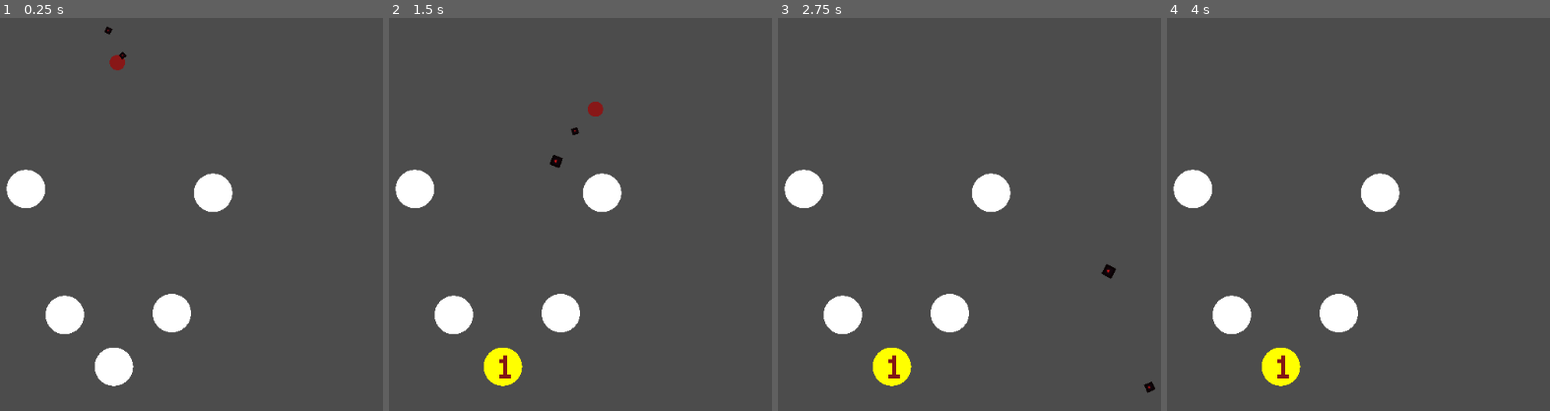
Above: before the commit, frames 1-4 (left to right).
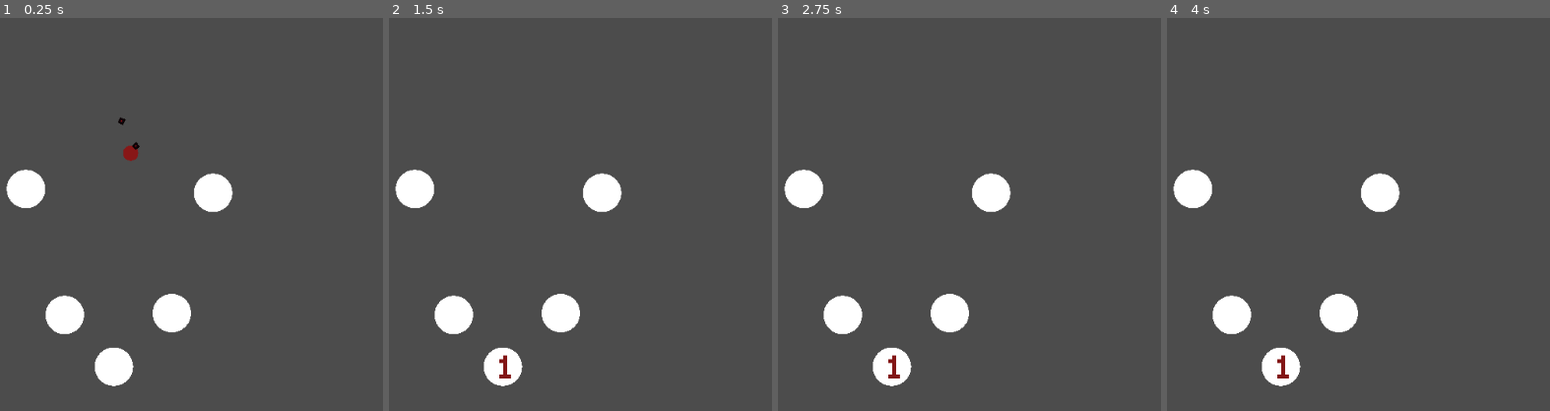
Above: after the commit, the same moments.

Repository: PaganSeaWitch/TechDemosForFunAndProfit
Game: Godot game, scene res://Scenes/plinko.tscn
The game is run twice, just before and just after one commit, with the same random seed, the same clock (stepped at 60 frames per second) and the same inputs. The engine's default icon, where the game draws it, is replaced by a stand-in: a white triangle on a blue panel in a dark square.
Inputs:
- Up to frame 1 (0.25 s): no input
- Up to frame 2 (1.5 s): no input
- Up to frame 3 (2.75 s): no input
- Up to frame 4 (4 s): tap Enter at 3.5 s

The runs differ from the first frame. In frame 1, 0.3% of the frame differs, in the area x 27-37%, y 2-37%; in frame 2, 0.9%, in the area x 24-57%, y 21-94%; in frame 3, 0.9%; in frame 4, 0.7%.

Commit message:
ACTIONBALL

Diff:
--- /dev/null
+++ b/PARTICLES/GODOT/PARTICLES/ActionBall.gd
@@ -0,0 +1,23 @@
+extends PachinkoBall
+class_name ActionBall
+
+# Declare member variables here. Examples:
+# var a = 2
+# var b = "text"
+
+
+var worksOnArray
+
+# Called when the node enters the scene tree for the first time.
+func _ready():
+	worksOnArray = [Peg]
+
+func ResolvePegHit(peg):
+	.ResolvePegHit(peg)
+	for n in range(worksOnArray.size()):
+		if(peg is worksOnArray[n]):
+			customAction(peg)
+			break
+
+func customAction(peg):
+	pass
--- /dev/null
+++ b/PARTICLES/GODOT/PARTICLES/ActionBall.tscn
@@ -0,0 +1,7 @@
+[gd_scene load_steps=3 format=2]
+
+[ext_resource path="res://Scenes/BALL.tscn" type="PackedScene" id=1]
+[ext_resource path="res://ActionBall.gd" type="Script" id=2]
+
+[node name="BALL" instance=ExtResource( 1 )]
+script = ExtResource( 2 )
--- /dev/null
+++ b/PARTICLES/GODOT/PARTICLES/GarbageCollector.tscn
@@ -0,0 +1,17 @@
+[gd_scene load_steps=3 format=2]
+
+[ext_resource path="res://Scenes/GarbageCollector.gd" type="Script" id=1]
+
+[sub_resource type="RectangleShape2D" id=1]
+extents = Vector2( 154.65, 35.5752 )
+
+[node name="Area2D" type="Area2D"]
+position = Vector2( 217.091, 517.872 )
+script = ExtResource( 1 )
+
+[node name="CollisionShape2D" type="CollisionShape2D" parent="."]
+position = Vector2( 190.033, 30.8332 )
+scale = Vector2( 5, 1 )
+shape = SubResource( 1 )
+
+[connection signal="body_entered" from="." to="." method="_on_Area2D_body_entered"]
--- /dev/null
+++ b/PARTICLES/GODOT/PARTICLES/Scenes/GarbageCollector.gd
@@ -0,0 +1,28 @@
+extends Area2D
+
+
+# Declare member variables here. Examples:
+# var a = 2
+# var b = "text"
+
+
+# Called when the node enters the scene tree for the first time.
+func _ready():
+	pass # Replace with function body.
+
+
+# Called every frame. 'delta' is the elapsed time since the previous frame.
+#func _process(delta):
+#	pass
+
+
+func resolvePayload(payload):
+	print(payload)
+
+func _on_Area2D_body_entered(body):
+	if(body is PachinkoBall):
+		print("ball fell")
+		var payload = body.payloadDictionary;
+		if(payload.size() != 0):
+			resolvePayload(payload)
+		body.queue_free()
--- a/PARTICLES/GODOT/PARTICLES/Scenes/plinko.tscn
+++ b/PARTICLES/GODOT/PARTICLES/Scenes/plinko.tscn
@@ -1,7 +1,11 @@
-[gd_scene load_steps=3 format=2]
+[gd_scene load_steps=5 format=2]
 
 [ext_resource path="res://Scenes/PEG.tscn" type="PackedScene" id=1]
-[ext_resource path="res://Scenes/YellowPaintBall.tscn" type="PackedScene" id=2]
+[ext_resource path="res://YellowPegMoneyBall.tscn" type="PackedScene" id=2]
+[ext_resource path="res://GarbageCollector.tscn" type="PackedScene" id=3]
+
+[sub_resource type="PhysicsMaterial" id=1]
+bounce = 10.0
 
 [node name="Node2D" type="Node2D"]
 position = Vector2( 0.666672, 0 )
@@ -21,5 +25,14 @@
 [node name="PEG5" parent="." instance=ExtResource( 1 )]
 position = Vector2( 310.979, 249.381 )
 
-[node name="BALL" parent="." instance=ExtResource( 2 )]
-position = Vector2( 186.539, 51.4419 )
+[node name="BALL" parent="." groups=[
+"Balls",
+] instance=ExtResource( 2 )]
+position = Vector2( 203.877, 169.268 )
+mass = 1668.54
+physics_material_override = SubResource( 1 )
+gravity_scale = 10.0
+contacts_reported = 1
+contact_monitor = true
+
+[node name="Area2D" parent="." instance=ExtResource( 3 )]
--- a/PARTICLES/GODOT/PARTICLES/Scripts/BallInheritenceTree/BALL.gd
+++ b/PARTICLES/GODOT/PARTICLES/Scripts/BallInheritenceTree/BALL.gd
@@ -1,11 +1,15 @@
 extends RigidBody2D
 class_name PachinkoBall
 
-var worksOn
+
 var hitAmt
+var payloadDictionary = {}
+
+
 func _ready():
-	worksOn = Peg
+
 	hitAmt = 1
+
 
 func _on_BALL_body_shape_entered(body_id, body, body_shape, local_shape):
 	if(body.is_in_group("Pegs")):
--- a/PARTICLES/GODOT/PARTICLES/Scripts/BallInheritenceTree/YellowPegBall.gd
+++ b/PARTICLES/GODOT/PARTICLES/Scripts/BallInheritenceTree/YellowPegBall.gd
@@ -1,4 +1,4 @@
-extends PachinkoBall
+extends ActionBall
 class_name YellowPegBall
 
 # Declare member variables here. Examples:
@@ -8,9 +8,4 @@
 
 # Called when the node enters the scene tree for the first time.
 func _ready():
-	worksOn = YellowPeg
-
-func _on_BALL_body_shape_entered(body_id, body, body_shape, local_shape):
-	._on_BALL_body_shape_entered(body_id, body, body_shape, local_shape)
-	if(body is worksOn):
-		self.ResolvePegHit(body)
+	worksOnArray = [YellowPeg]
--- a/PARTICLES/GODOT/PARTICLES/Scripts/PegInheritenceTree/PEG.gd
+++ b/PARTICLES/GODOT/PARTICLES/Scripts/PegInheritenceTree/PEG.gd
@@ -10,8 +10,11 @@
 var hasHits = 0
 
 var yellowPegScene = load("res://Scenes//YellowPeg.tscn")
+
+
 func emit():
 	self.emit_signal("emitParticles")
+
 
 func changeColor(colorArray):
 	var color : Color
@@ -20,15 +23,21 @@
 		color = colorArray[rand]
 	else:
 		color = colorArray[0]
-	if(color == Color(255, 255, 0)):
-		var yellowPeg = yellowPegScene.instance()
-		get_parent().add_child(yellowPeg)
-		get_parent().move_child(yellowPeg, self.get_index())
-		yellowPeg.position = self.position
-		yellowPeg.addHit(self.hasHits)
-		yellowPeg.emit()
-		self.queue_free()
-		get_parent().remove_child(self)
+	var peg;
+	match color:
+		Color(255, 255, 0):
+			peg = yellowPegScene.instance()
+		_:
+			peg = self
+	changePeg(peg)
+
+
+func resetAndRemove():
+	self.get_child(0).visible = false
+	self.get_child(0).set_deferred("disabled", true)
+	hasHits = 0
+	self.emit_signal("startTextTimer")
+	self.emit_signal("getDarker", 1)
 
 
 func addHit(hitAmt):
@@ -36,8 +45,20 @@
 	self.emit_signal("addHit", hasHits)
 	self.emit_signal("getDarker", hasHits)
 	if(hasHits >= hitsAllowed):
-		self.get_child(0).visible = false
-		self.get_child(0).set_deferred("disabled", true)
-		hasHits = 0
-		self.emit_signal("startTextTimer")
-		self.emit_signal("getDarker", 1)
+		resetAndRemove()
+
+
+
+func changePeg(peg):
+	get_parent().add_child(peg)
+	get_parent().move_child(peg, self.get_index())
+	peg.position = self.position
+	peg.addHit(self.hasHits)
+	peg.emit()
+	self.queue_free()
+	get_parent().remove_child(self)
+
+
+func place():
+	self.get_child(0).visible = true
+	self.get_child(0).set_deferred("disabled", false)
--- /dev/null
+++ b/PARTICLES/GODOT/PARTICLES/YellowPegMoneyBall.gd
@@ -0,0 +1,16 @@
+extends YellowPegBall
+class_name YellowPegMoneyball
+
+# Declare member variables here. Examples:
+# var a = 2
+# var b = "text"
+var moneyGainedPerPegHit = 2
+
+# Called when the node enters the scene tree for the first time.
+func _ready():
+	payloadDictionary["money"] = 0
+
+
+
+func customAction(peg):
+	payloadDictionary["money"] += moneyGainedPerPegHit
--- /dev/null
+++ b/PARTICLES/GODOT/PARTICLES/YellowPegMoneyBall.tscn
@@ -0,0 +1,7 @@
+[gd_scene load_steps=3 format=2]
+
+[ext_resource path="res://Scenes/YellowPegBall.tscn" type="PackedScene" id=1]
+[ext_resource path="res://YellowPegMoneyBall.gd" type="Script" id=2]
+
+[node name="BALL" instance=ExtResource( 1 )]
+script = ExtResource( 2 )
--- a/PARTICLES/GODOT/PARTICLES/project.godot
+++ b/PARTICLES/GODOT/PARTICLES/project.godot
@@ -9,6 +9,11 @@
 config_version=4
 
 _global_script_classes=[ {
+"base": "PachinkoBall",
+"class": "ActionBall",
+"language": "GDScript",
+"path": "res://ActionBall.gd"
+}, {
 "base": "RigidBody2D",
 "class": "PachinkoBall",
 "language": "GDScript",
@@ -34,18 +39,25 @@
 "language": "GDScript",
 "path": "res://Scripts/PegInheritenceTree/YellowPeg.gd"
 }, {
-"base": "PachinkoBall",
+"base": "ActionBall",
 "class": "YellowPegBall",
 "language": "GDScript",
 "path": "res://Scripts/BallInheritenceTree/YellowPegBall.gd"
+}, {
+"base": "YellowPegBall",
+"class": "YellowPegMoneyball",
+"language": "GDScript",
+"path": "res://YellowPegMoneyBall.gd"
 } ]
 _global_script_class_icons={
+"ActionBall": "",
 "PachinkoBall": "",
 "PaintBall": "",
 "PaintYellowBall": "",
 "Peg": "",
 "YellowPeg": "",
-"YellowPegBall": ""
+"YellowPegBall": "",
+"YellowPegMoneyball": ""
 }
 
 [application]
